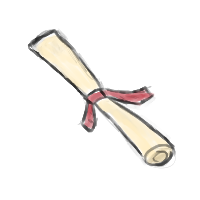
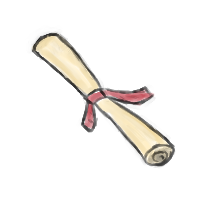
Layers edited between the first and the second 200px x 200px image:
painted on "Calque de dessin 2" over [27, 27, 176, 169]
painted on "Calque de dessin 3" over [27, 27, 176, 169]
